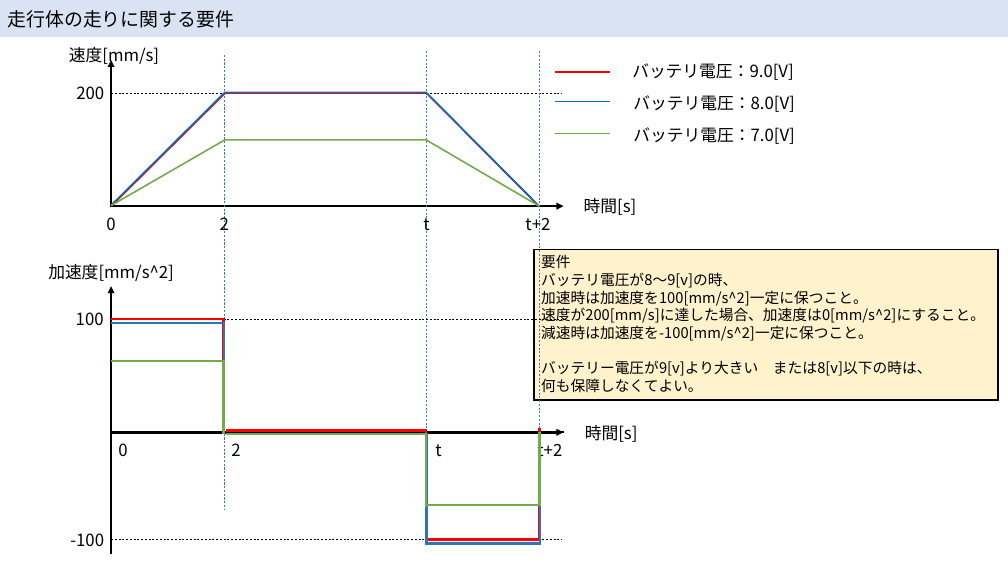
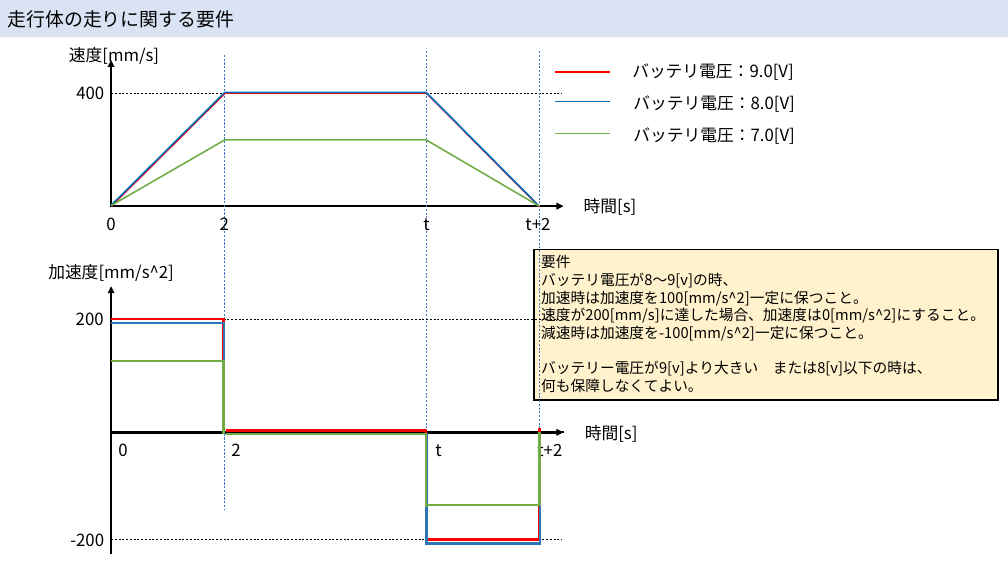
Before and after one commit to McRobo2019/ET_Robo_2019, a slide deck: slide 9 of Documents/hirojiren_設計ノート.pptx. Drawn at 1008x567 pixels with LibreOffice and Linux fonts; fonts in the diff are those of the drawing. Boxes give left, top, right and bottom in pixels: in the first picture for what was removed or moved away, otherwise in the second. Text is boxed around its words. In the diff, an @@ line names an element or a change of style, - is before the commit and + after.

```diff
--- a/Documents/hirojiren_設計ノート.pptx
+++ b/Documents/hirojiren_設計ノート.pptx
@@ text at (76,86,104,99): text changed @@
-200
+400
@@ text at (76,312,104,325): text changed @@
-100
+200
@@ text at (70,533,104,546): text changed @@
--100
+-200
```
Also in this commit, not shown: 1 other slide changed.
